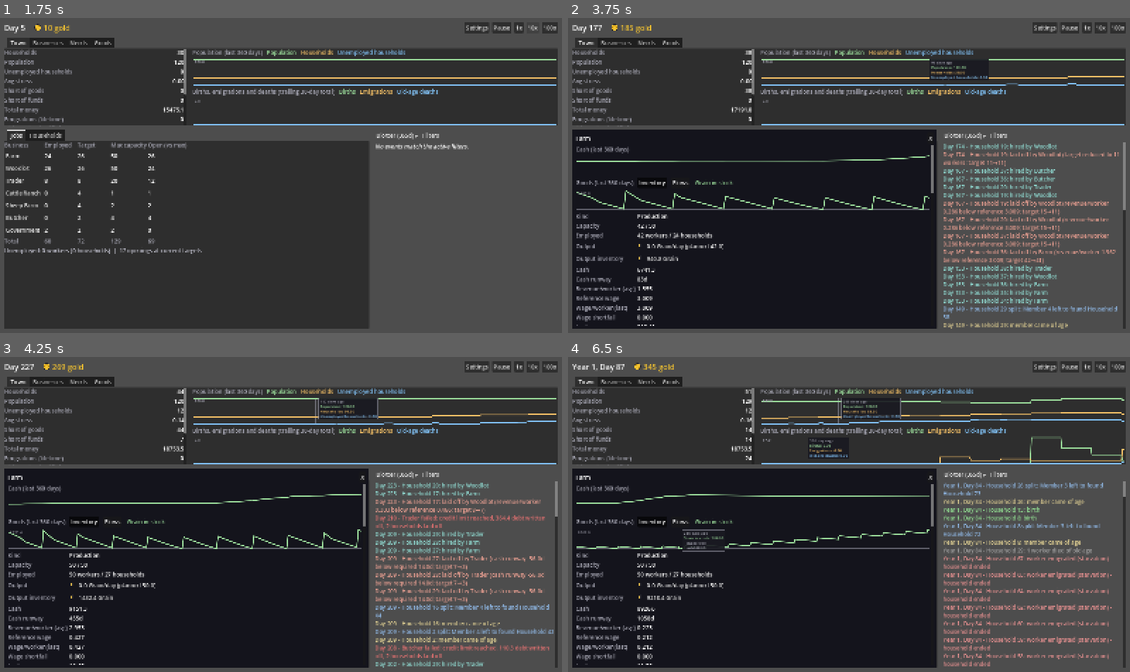
Above: before the commit, frames 1-4 (two rows, left to right).
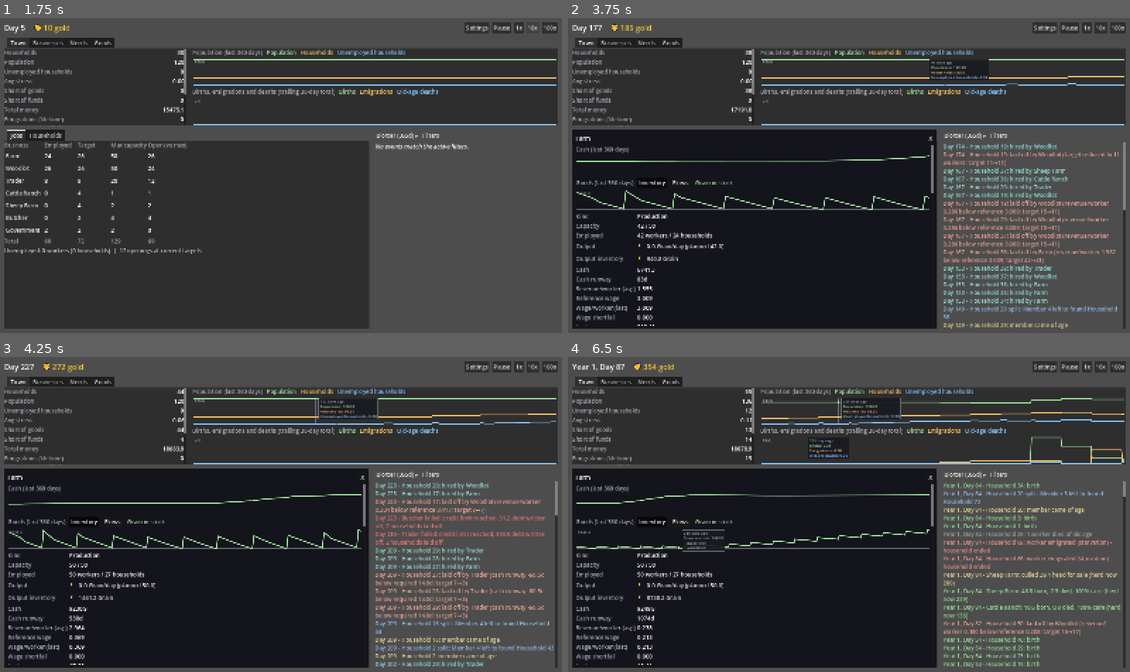
Above: after the commit, the same moments.

Repository: forsman5/sitka
Game: Godot game, scene res://scenes/sim/he_dashboard.tscn
Same seed, same stepped clock (60 frames per second), same inputs: the game is played once before the commit and once after it. This scene is started directly instead of the project's main scene.
Inputs (mouse positions are in pixels of both pictures, inside the frame that each line leads up to):
- Up to frame 1 (1.75 s): click "1x" at 0.5 s; click "10x" at 1.25 s
- Up to frame 2 (3.75 s): click "100x" at 2 s; click "Farm" at 2.75 s; tap Enter at 3.5 s; drag from (944, 71) to (905, 106) at 3.52 s
- Up to frame 3 (4.25 s): no input
- Up to frame 4 (6.5 s): drag from (944, 451) to (820, 577) at 4.27 s; move the mouse to (753, 505) at 5.02 s; hold Right (ui_right) 5.03-5.75 s; hold Alt 5.03-5.75 s; click (753, 505) at 5.17 s; drag from (753, 539) to (680, 467) at 5.77 s

Frame 1 is identical in both runs. In frame 2, 0.1% of the frame differs, in the area x 82-89%, y 47-53%; in frame 3, 3.4%; in frame 4, 5.9%, in the area x 2-99%, y 2-99%.

Commit message:
Never tune a business to zero workers: keep the last worker, close on credit instead
Capacity floor of 1 in the tuner, the layoff loop never lays off the last
household, and a zero-capacity business is lifted to the floor. A business
can only go away by exhausting its credit limit, so there are no idle zombies
(e.g. a recreated Woodlot stranded at 0 after a low-revenue shrink).

Co-Authored-By: Claude Sonnet 5.5 <noreply@anthropic.com>

Diff:
--- a/scripts/sim/harness/run_household_economy.gd
+++ b/scripts/sim/harness/run_household_economy.gd
@@ -103,6 +103,25 @@
 		if recreate.businesses.has(new_id):
 			_assert(recreate._business_employed_worker_count(new_id) > 0, "A recreated %s should be staffed" % kind)
 		print("  recreated %s: alive=%s employed=%d" % [kind, recreate.businesses.has(new_id), recreate._business_employed_worker_count(new_id) if recreate.businesses.has(new_id) else 0])
+
+	# No zombies: the tuner never cuts a surviving business to zero (it keeps
+	# its last worker until credit runs out), including the recreate-after-
+	# closure case that used to strand a Woodlot at 0 forever.
+	for builder in ["build_three_business_economy", "build_lopsided_start"]:
+		var zombie := _new_sim(builder)
+		zombie.advance_ticks(20)
+		zombie.businesses[HEScenarioSeeds.WOODLOT_BUSINESS_ID].balance = -1000000.0
+		zombie.advance_ticks(1)
+		var again: HEBusiness = HEScenarioSeeds.make_woodlot(zombie.next_business_id(), HEScenarioSeeds.SETTLEMENT_ID)
+		zombie.add_new_business(again)
+		var zero_days := 0
+		for d in 700:
+			zombie.advance_ticks(1)
+			for id in zombie.businesses.keys():
+				var zb: HEBusiness = zombie.businesses[id]
+				if zb.kind != HEBusiness.Kind.GOVERNMENT and zb.max_capacity > 0 and zb.capacity < 1:
+					zero_days += 1
+		_assert(zero_days == 0, "%s: a surviving business sat at zero capacity on %d business-days" % [builder, zero_days])
 
 	# Zero workers alone never kills a business or brings staff back.
 	var idle := _new_sim("build_three_business_economy")
--- a/scripts/sim/household_economy/he_simulation.gd
+++ b/scripts/sim/household_economy/he_simulation.gd
@@ -598,11 +598,16 @@
 ## (it shows up in next day's opening money), and should be paid for by the
 ## player or the treasury.
 func add_new_business(b: HEBusiness) -> void:
-	var crew := clampi(HEScenarioSeeds.NEW_BUSINESS_STARTING_CAPACITY, b.min_capacity, b.max_capacity)
+	var crew := clampi(HEScenarioSeeds.NEW_BUSINESS_STARTING_CAPACITY, _capacity_floor(b), b.max_capacity)
 	b.capacity = crew
 	b.balance += HEScenarioSeeds.startup_cash(b, crew)
 	b.startup_grace_until_day = day + (b.growth_days if b.growth_days > 0 else int(CASH_RUNWAY_DANGER_DAYS))
 	add_business(b)
+
+## Lowest crew the tuner may set: one worker (or the business's own
+## min_capacity if higher), unless max_capacity itself is 0.
+func _capacity_floor(b: HEBusiness) -> int:
+	return mini(maxi(b.min_capacity, 1), b.max_capacity)
 
 func next_business_id() -> int:
 	var next_id := 1
@@ -1974,12 +1979,10 @@
 			# Staffed by the seed / _ensure_administrator, not by revenue
 			# signals -- it has no revenue per worker to judge.
 			continue
-		if b.capacity == 0:
-			# Zero workers is allowed and stable: the business just sits idle
-			# until it is recreated or fails on its credit limit. It is no longer
-			# given a trial crew -- a failing business should be visibly failing
-			# (see _fail_business), not quietly resurrected.
-			continue
+		# A business is never tuned down to zero: it keeps its last worker and
+		# can only go away by exhausting its credit (see _fail_business), so
+		# there is no idle zombie and no trial rehire to bring one back.
+		b.capacity = maxi(b.capacity, _capacity_floor(b))
 		if day < b.startup_grace_until_day:
 			continue
 		if (day + 1) % _capacity_eval_interval_days(b) != 0:
@@ -2013,7 +2016,7 @@
 				change_reason = "cash_runway"
 		if delta != 0:
 			var old_capacity := b.capacity
-			b.capacity = clampi(b.capacity + delta, b.min_capacity, b.max_capacity)
+			b.capacity = clampi(b.capacity + delta, _capacity_floor(b), b.max_capacity)
 			if b.capacity != old_capacity:
 				record["capacity_changes"][business_id] = {
 					"reason": change_reason,
@@ -2107,7 +2110,8 @@
 		employed_ids.sort()
 		var employed_workers := _business_employed_worker_count(business_id)
 		var i := employed_ids.size() - 1
-		while employed_workers > b.capacity and i >= 0:
+		# i >= 1: never lay off the last household, whatever its size.
+		while employed_workers > b.capacity and i >= 1:
 			var household_id: int = employed_ids[i]
 			var h: HEHousehold = households[household_id]
 			employed_workers -= h.worker_capacity()
